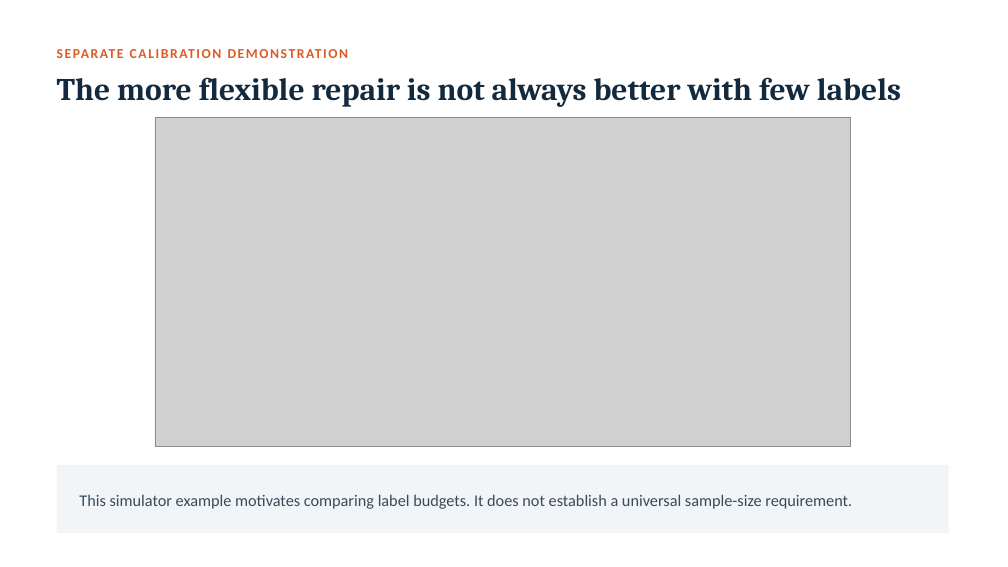
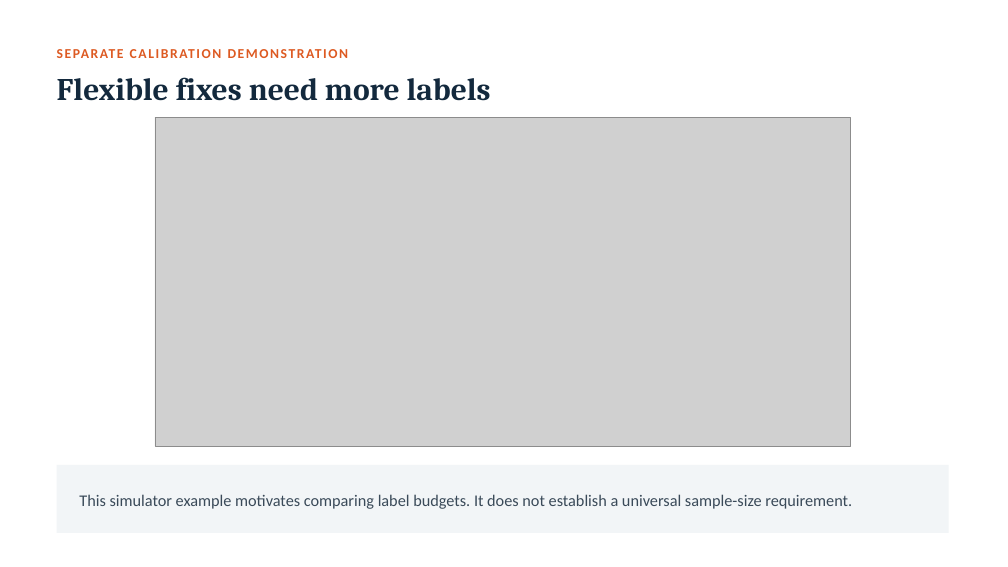
Before and after one commit to vafaei-ar/ai-uncertainty-2026-healthcare, a slide deck: slide 15 of slides/lecture_when_can_we_trust_clinical_ai.pptx. Drawn at 1008x567 pixels with LibreOffice and Linux fonts; fonts in the diff are those of the drawing; grey boxes stand for pictures. Boxes give left, top, right and bottom in pixels: in the first picture for what was removed or moved away, otherwise in the second. Text is boxed around its words. In the diff, an @@ line names an element or a change of style, - is before the commit and + after.

```diff
--- a/slides/lecture_when_can_we_trust_clinical_ai.pptx
+++ b/slides/lecture_when_can_we_trust_clinical_ai.pptx
@@ text at bbox=[57, 77, 491, 101]: text changed @@
-The more flexible repair is not always better with few labels
+Flexible fixes need more labels
```
Also in this commit, not shown: 6 other slides changed, 5 other files.
